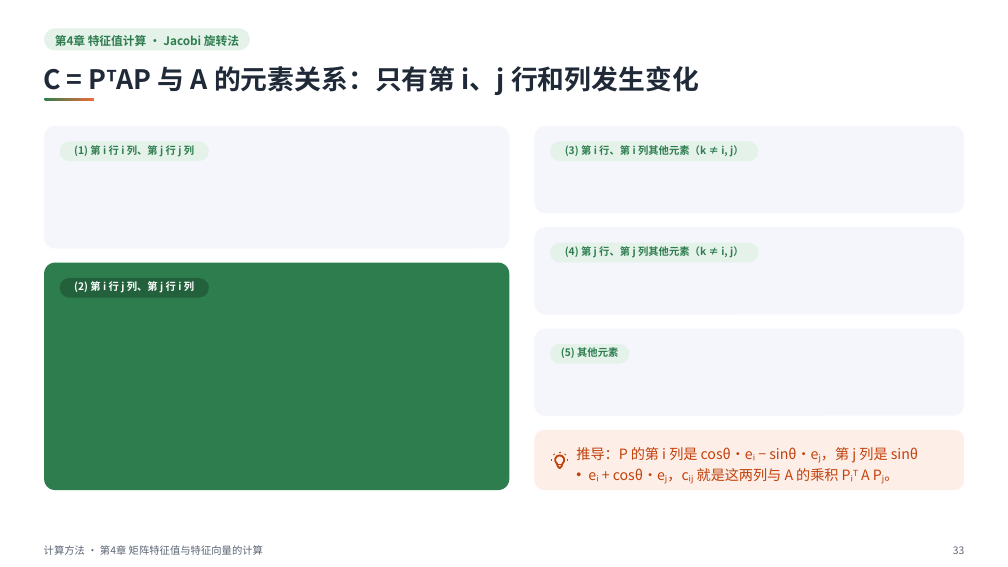
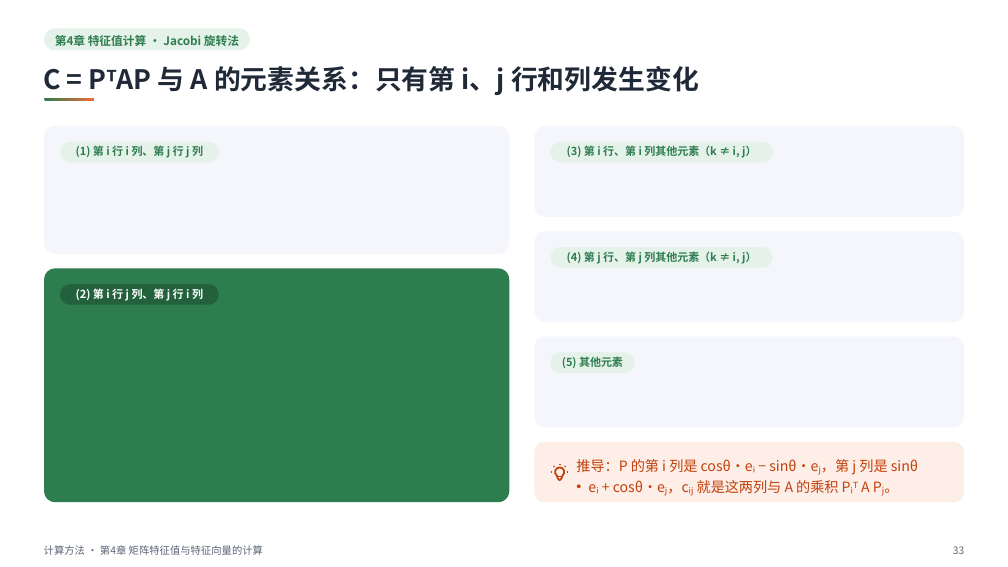
Before and after one commit to sweetcornna/JLU-remake, a slide deck: slide 33 of 大二下/计算方法（by陈广广）/重制版PPT/第4章 矩阵特征值与特征向量的计算（重制版）.pptx. Drawn at 1008x567 pixels with LibreOffice and Linux fonts; fonts in the diff are those of the drawing. Boxes give left, top, right and bottom in pixels: in the first picture for what was removed or moved away, otherwise in the second. Text is boxed around its words. In the diff, an @@ line names an element or a change of style, - is before the commit and + after.

```diff
--- a/大二下/计算方法（by陈广广）/重制版PPT/第4章 矩阵特征值与特征向量的计算（重制版）.pptx
+++ b/大二下/计算方法（by陈广广）/重制版PPT/第4章 矩阵特征值与特征向量的计算（重制版）.pptx
@@ rounded rectangle resized from (x1=44, y1=126, x2=509, y2=249) to (x1=44, y1=126, x2=509, y2=254) @@
@@ rounded rectangle resized from (x1=60, y1=141, x2=209, y2=161) to (x1=60, y1=142, x2=219, y2=163) @@
@@ rounded rectangle resized from (x1=535, y1=126, x2=964, y2=213) to (x1=535, y1=126, x2=964, y2=217) @@
@@ rounded rectangle resized from (x1=550, y1=141, x2=758, y2=161) to (x1=551, y1=142, x2=773, y2=163) @@
@@ rounded rectangle resized from (x1=535, y1=228, x2=964, y2=315) to (x1=535, y1=231, x2=964, y2=322) @@
@@ rounded rectangle resized from (x1=44, y1=262, x2=509, y2=490) to (x1=44, y1=268, x2=509, y2=502) @@
@@ rounded rectangle resized from (x1=550, y1=243, x2=758, y2=262) to (x1=551, y1=247, x2=773, y2=268) @@
@@ rounded rectangle resized from (x1=60, y1=278, x2=209, y2=298) to (x1=60, y1=284, x2=219, y2=305) @@
@@ proportions changed in 5 elements at (x1=535, y1=126, x2=964, y2=217), (x1=44, y1=126, x2=509, y2=254), (x1=535, y1=231, x2=964, y2=322), (x1=44, y1=268, x2=509, y2=502), (x1=535, y1=337, x2=964, y2=427) @@
@@ rounded rectangle resized from (x1=550, y1=344, x2=629, y2=364) to (x1=551, y1=352, x2=634, y2=373) @@
@@ size 9.8 to 10.5 pt in 5 elements at (x1=76, y1=144, x2=203, y2=159), (x1=567, y1=144, x2=756, y2=159), (x1=567, y1=249, x2=756, y2=264), (x1=76, y1=286, x2=203, y2=301), (x1=562, y1=357, x2=623, y2=368) @@
@@ text "(5) 其他元素" moved from (x1=561, y1=347, x2=618, y2=358) to (x1=562, y1=357, x2=623, y2=368) @@
@@ freeform shape moved from (x1=551, y1=451, x2=568, y2=460) to (x1=551, y1=464, x2=568, y2=472) @@
@@ 2 rounded rectangles, 2 freeform shapes, 1 text moved together from (x1=535, y1=329, x2=964, y2=491) to (x1=535, y1=337, x2=964, y2=502) @@
```
Also in this commit, not shown: 36 other slides changed, 21 other files.
